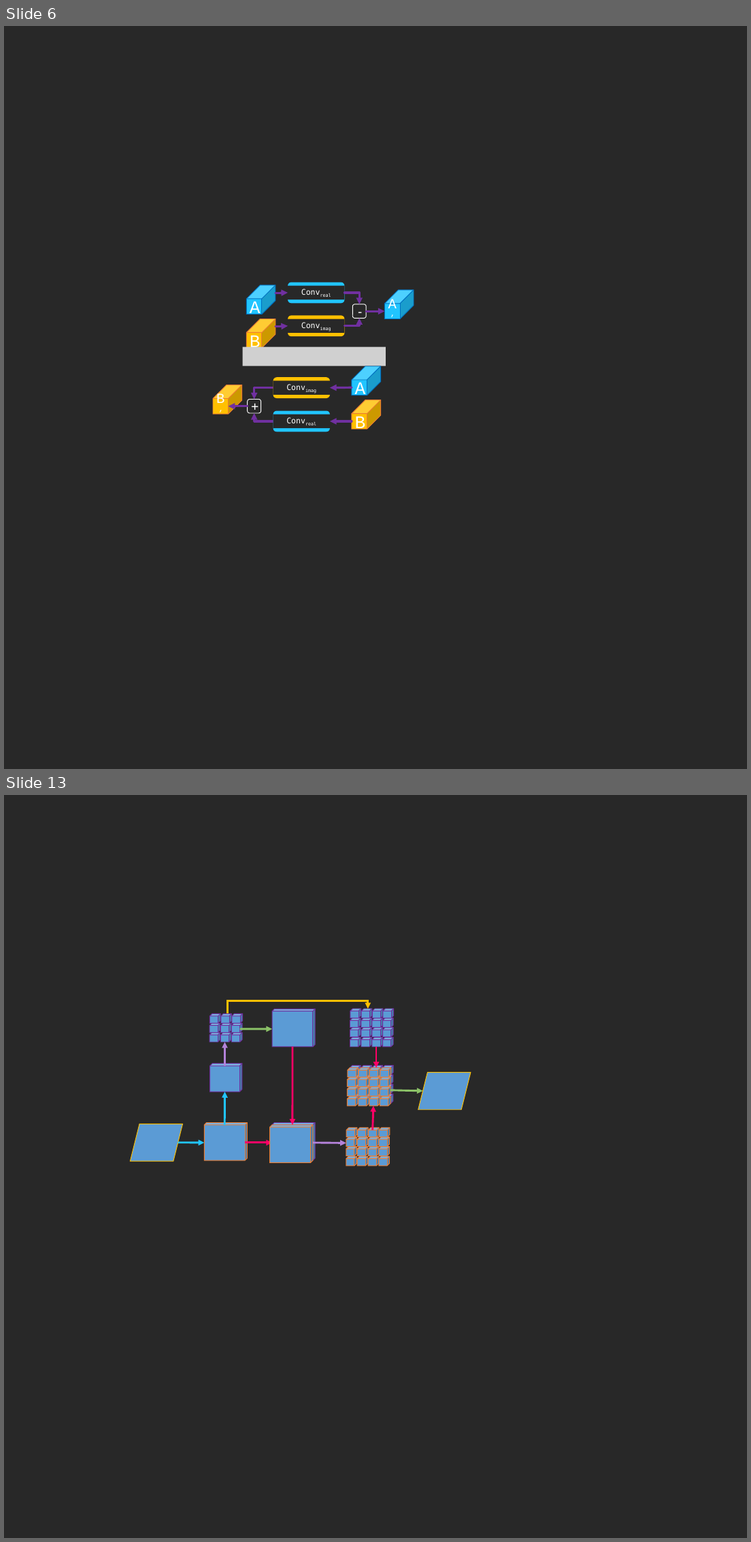
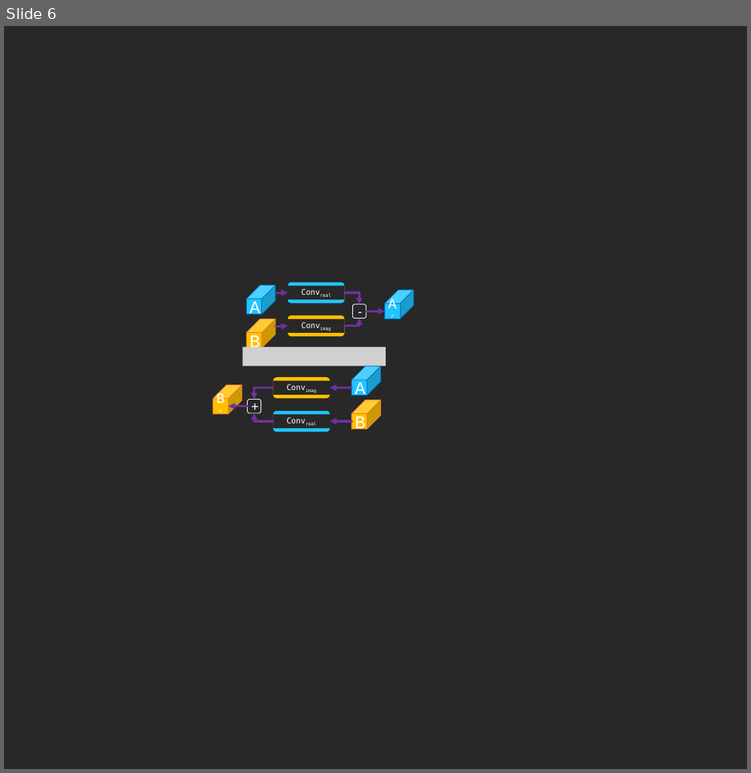
Before and after one commit to toonnyy8/ncku, a slide deck: slp&i2020/final/img.pptx. Shown one above the other, each under a label of ours: slides 6 and 13 before the commit, slide 6 after it; the slides between them are not shown. The pictures are 751x1542 and 751x773 pixels, drawn with LibreOffice and Linux fonts; fonts in the diff are those of the drawing; grey boxes stand for pictures. Boxes give left, top, right and bottom in pixels: in the first picture for what was removed or moved away, otherwise in the second. Text is boxed around its words. In the diff, an @@ line names an element or a change of style, - is before the commit and + after.

```diff
--- a/slp&i2020/final/img.pptx
+++ b/slp&i2020/final/img.pptx
@@ slide 13 removed at [4,795,747,1538], background #282828 @@
@@ elbow arrow removed from (227, 1013) to (368, 1009) @@
@@ group removed at [209,1013,242,1042]: 9 cubes @@
@@ cube removed at [272,1009,315,1047] @@
@@ arrow removed from (240, 1029) to (272, 1029) @@
@@ group removed at [350,1009,394,1047]: 16 cubes @@
@@ arrow removed from (225, 1066) to (225, 1042) @@
@@ arrow removed from (292, 1047) to (292, 1125) @@
@@ arrow removed from (376, 1047) to (376, 1068) @@
@@ cube removed at [210,1063,242,1091] @@
@@ parallelogram removed at [418,1072,470,1109] @@
@@ arrow removed from (224, 1125) to (225, 1091) @@
@@ group removed at [347,1065,393,1106]: 32 cubes @@
@@ arrow removed from (390, 1090) to (423, 1091) @@
@@ arrow removed from (373, 1130) to (373, 1106) @@
@@ parallelogram removed at [130,1124,183,1161] @@
@@ cube removed at [204,1123,247,1160] @@
@@ cube removed at [270,1125,313,1162] @@
@@ cube removed at [272,1123,315,1160] @@
@@ arrow removed from (178, 1142) to (204, 1142) @@
@@ arrow removed from (245, 1142) to (272, 1142) @@
@@ arrow removed from (313, 1142) to (346, 1142) @@
@@ group removed at [346,1128,390,1166]: 16 cubes @@
```
Also in this commit, not shown: 1 slide changed, 6 other slides removed, 51 other files.
